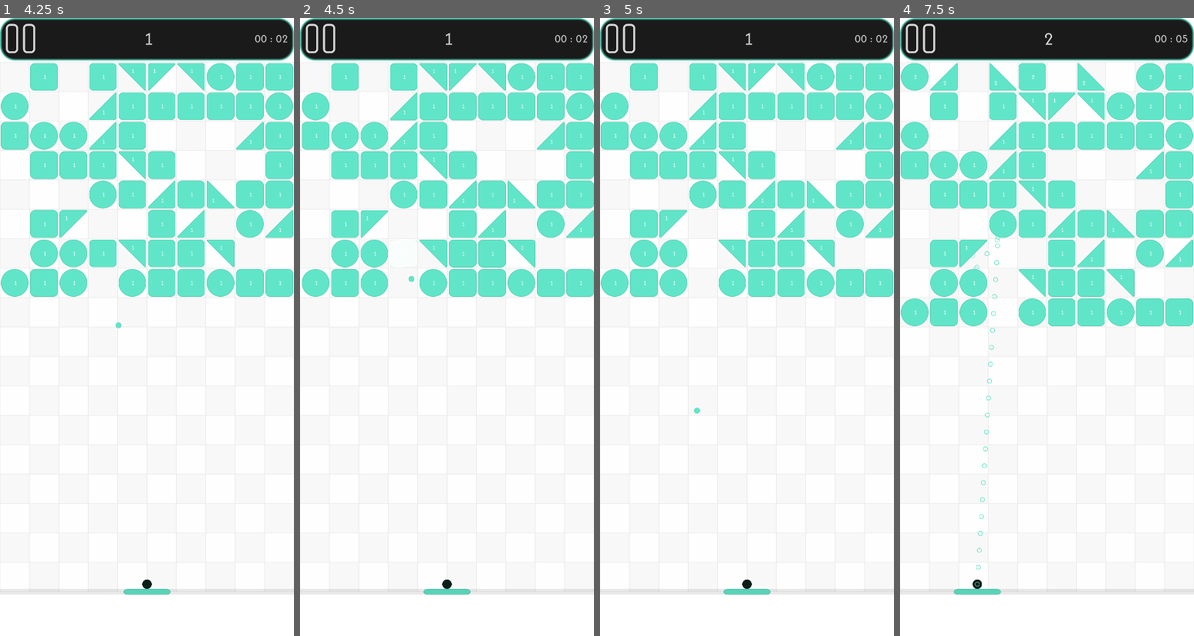
Above: before the commit, frames 1-4 (left to right).
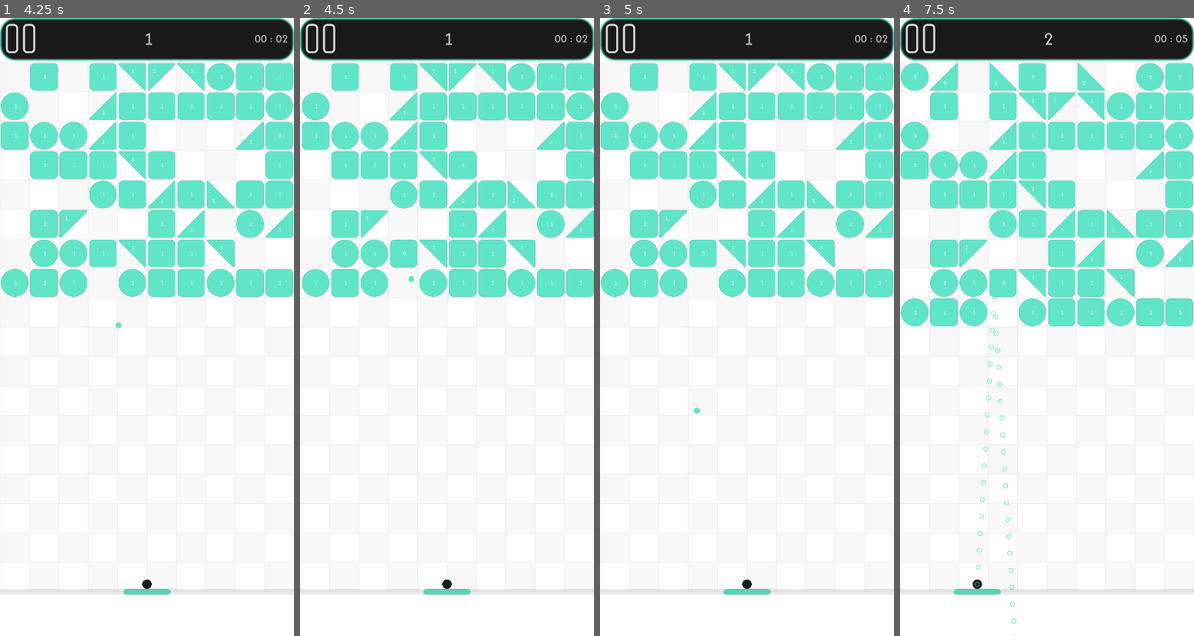
Above: after the commit, the same moments.

Repository: Muneeb1195/paddle-up
Game: Godot game, scene res://Scenes/Level/level_bb_modern.tscn
Same seed, same stepped clock (60 frames per second), same inputs: the game is played once before the commit and once after it. This scene is started directly instead of the project's main scene.
Inputs (mouse positions are in pixels of both pictures, inside the frame that each line leads up to):
- Up to frame 1 (4.25 s): move the mouse to (211, 296) at 0.52 s; press the mouse at (211, 296) at 0.53 s; release the mouse at (211, 296) at 1.25 s; click (20, 36) at 1.25 s; click (147, 401) at 2 s; drag from (88, 357) to (132, 450) at 2.77 s; move the mouse to (176, 191) at 3.52 s; press the mouse at (176, 191) at 3.53 s
- Up to frame 2 (4.5 s): release the mouse at (476, 191) at 4.25 s; drag from (432, 450) to (358, 234) at 4.27 s
- Up to frame 3 (5 s): no input
- Up to frame 4 (7.5 s): tap Enter at 5, 7.25 s; move the mouse to (1135, 419) at 5.02 s; press the mouse at (1135, 419) at 5.03 s; release the mouse at (1135, 419) at 5.75 s; tap Space at 5.75 s; drag from (958, 234) to (1002, 172) at 5.77 s; move the mouse to (1061, 327) at 6.52 s; press the mouse at (1061, 327) at 6.53 s; release the mouse at (1061, 327) at 7.25 s; drag from (1002, 172) to (988, 357) at 7.27 s

Frame 1 is identical in both runs. In frame 2, 0.4% of the frame differs, in the area x 30-40%, y 35-41%; in frame 3, 0.4%; in frame 4, 0.6%, in the area x 24-40%, y 35-100%.

Commit message:
fix: 7 critical bugs causing 20-ball freeze on BB Modern
1. project.godot: Disable run_on_separate_thread — eliminates physics
   server thread contention from 40+ move_and_collide syncs/frame
2. balls_bb.gd: retrieve_all_balls() uses MASK_WALLS_BLOCK instead of
   0 — prevents ghost balls that fly through everything and never return
3. level_bb.gd: Defer brick destruction via _pending_destroy queue —
   collision_layer=0, tweens, and array mutations no longer happen
   mid-physics-step
4. balls_bb.gd: Move distance-to-trajectory check BEFORE _clamp_bounds
   in Stop branch — prevents balls oscillating at MAX_BOUNDS.y=1950
5. level_bb_modern.gd: Add _level_transitioning guard to prevent
   _next_level re-entry during _move_old_blocks await
6. balls_bb.gd: Remove premature cancel_spawning when _active_count
   temporarily hits 0 — spawning is self-terminating via _spawn_index

Diff:
--- a/Scripts/balls_bb.gd
+++ b/Scripts/balls_bb.gd
@@ -89,17 +89,16 @@
 			ball_positions[i] = _probe.global_position
 			if stop_col:
 				ball_velocities[i] = ball_velocities[i].bounce(stop_col.get_normal())
-			_clamp_bounds(i)
 			if get_pad_pos:
 				new_pad_x_pos = int(ball_positions[i].x)
 				get_pad_pos = false
 				got_pad_pos = true
 			if ball_positions[i].distance_to(bb_mod_player.trajectory.global_position) < 20:
 				_return_to_pool(i)
+			else:
+				_clamp_bounds(i)
 		i -= 1
 	_update_multimesh()
-	if _active_count == 0 and _spawn_index < _balls_to_spawn:
-		cancel_spawning()
 	if move_paddle and got_pad_pos:
 		bb_mod_player._move_paddle(new_pad_x_pos)
 		move_paddle = false
@@ -166,8 +165,8 @@
 
 func retrieve_all_balls() -> void:
 	for i : int in _active_count:
+		ball_masks[i] = MASK_WALLS_BLOCK
 		ball_states[i] = BB_STATES.Stop
-		ball_masks[i] = 0
 		ball_velocities[i] = ball_positions[i].direction_to(bb_mod_player.trajectory.global_position) * speed
 
 func _return_to_pool(idx: int) -> void:
--- a/Scripts/level_bb.gd
+++ b/Scripts/level_bb.gd
@@ -26,12 +26,23 @@
 var block_index_map : Dictionary = {}
 var _blocks_origin : Vector2
 var _shake_tween : Tween
+var _pending_destroy : Array[StaticBody2D] = []
 
 func _ready() -> void:
 	_blocks_origin = blocks_node.position
 	_prewarm_break_shader()
 	create_block_field()
 	_sort_blocks()
+
+func _process(_delta: float) -> void:
+	if _pending_destroy.is_empty():
+		return
+	var blocks : Array[StaticBody2D] = _pending_destroy.duplicate()
+	_pending_destroy.clear()
+	for block : StaticBody2D in blocks:
+		if not is_instance_valid(block):
+			continue
+		_play_break_effect(block)
 
 func _prewarm_break_shader() -> void:
 	var mat : ShaderMaterial = ShaderMaterial.new()
@@ -127,7 +138,7 @@
 		block_hp_array.remove_at(array_pos)
 		block_index_map.erase(block.get_instance_id())
 		_shake_blocks()
-		_play_break_effect(block)
+		_pending_destroy.append(block)
 		for idx : int in range(array_pos, block_array.size()):
 			block_index_map[block_array[idx].get_instance_id()] = idx
 
--- a/Scripts/level_bb_modern.gd
+++ b/Scripts/level_bb_modern.gd
@@ -35,6 +35,7 @@
 			_next_level()
 		else:
 			_shoot()
+var _level_transitioning : bool = false
 var time : float = 0.0
 var _last_displayed_second : int = -1
 
@@ -79,6 +80,9 @@
 		trajectory_line.hide()
 
 func _next_level() -> void:
+	if _level_transitioning:
+		return
+	_level_transitioning = true
 	balls.clean_up()
 	if Engine.get_time_scale() > 1.0:
 		Engine.set_time_scale(1.0)
@@ -96,6 +100,7 @@
 	num_of_balls += INCREMENT
 	if level % 10 == 0:
 		_save()
+	_level_transitioning = false
 
 func _save() -> void:
 	global.bb_mod_dict = {"bb_mod_stats": _save_stats(), "bb_mod_bricks" : _save_bricks()}
--- a/project.godot
+++ b/project.godot
@@ -71,7 +71,7 @@
 
 [physics]
 
-2d/run_on_separate_thread=true
+2d/run_on_separate_thread=false
 common/physics_ticks_per_second=120
 2d/physics_engine="GodotPhysics2D"
 
